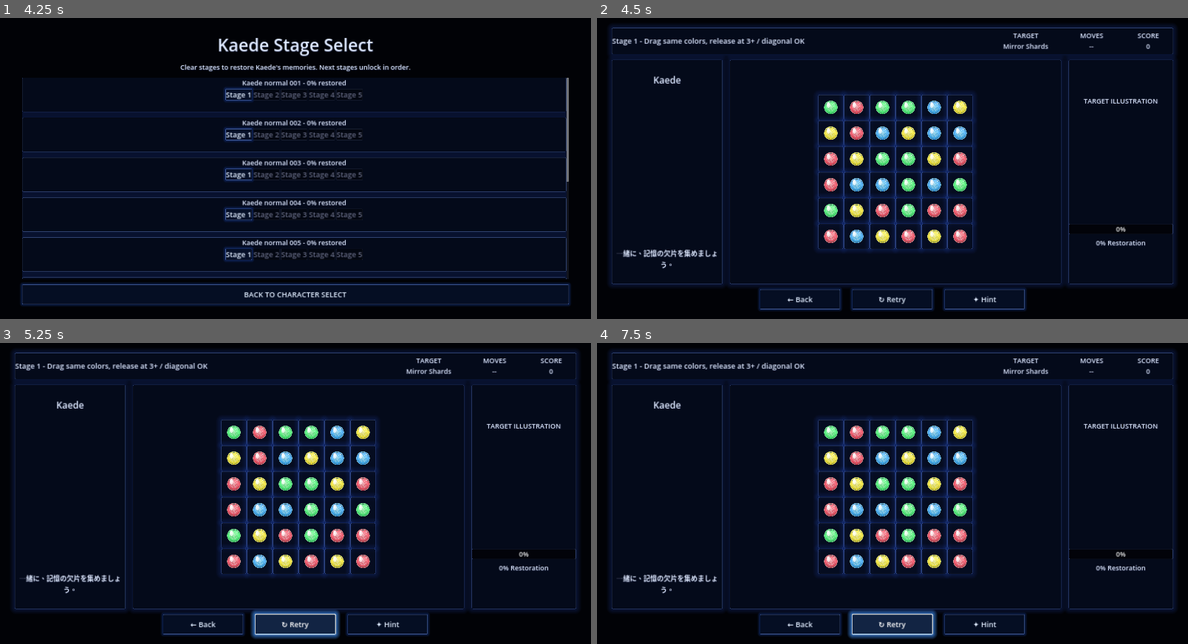
Above: before the commit, frames 1-4 (two rows, left to right).
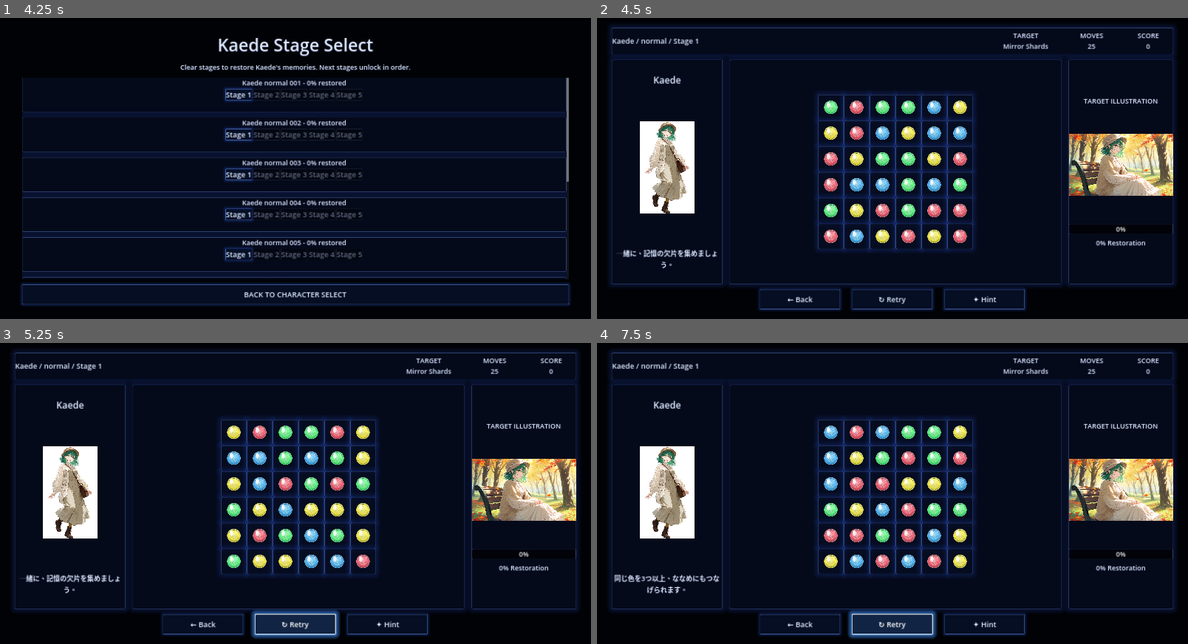
Above: after the commit, the same moments.

Repository: uzupiyo/Lost-Memoria
Game: Godot game, scene res://scenes/title/title.tscn
The game is run twice, just before and just after one commit, with the same random seed, the same clock (stepped at 60 frames per second) and the same inputs.
Inputs (mouse positions are in pixels of both pictures, inside the frame that each line leads up to):
- Up to frame 1 (4.25 s): click (189, 177) at 0.5 s; click (76, 192) at 1.27 s; click (212, 192) at 2.02 s; click (354, 192) at 2.77 s; click "RESTORE MEMORIES" at 3.5 s
- Up to frame 2 (4.5 s): click "Stage 1" at 4.25 s
- Up to frame 3 (5.25 s): click "↻ Retry" at 5 s
- Up to frame 4 (7.5 s): click "✦ Hint" at 5.75 s; click "↻ Retry" at 6.5 s; click "↻ Retry" at 7.25 s

Frame 1 is identical in both runs. In frame 2, 6.9% of the frame differs, in the area x 2-98%, y 6-65%; in frame 3, 9.0%; in frame 4, 9.5%, in the area x 2-98%, y 6-84%.

Commit message:
Wire puzzle SD character panel and status UI

Diff:
--- a/scripts/puzzle_screen.gd
+++ b/scripts/puzzle_screen.gd
@@ -6,6 +6,7 @@
 const MIN_MATCH: int = 3
 const PIECE_SIZE: Vector2 = Vector2(82, 82)
 const ORB_SIZE: Vector2 = Vector2(78, 78)
+const SD_FRAME_PATH: String = "res://assets/puzzle/ui/sd_character_frame.png"
 
 const DROP_PATHS: Array[String] = [
 	"res://assets/puzzle/drops/memory_orb_red.png",
@@ -22,6 +23,7 @@
 ]
 
 var score: int = 0
+var moves: int = 25
 var pieces: Array[int] = []
 var piece_controls: Array[PanelContainer] = []
 var selected_indices: Array[int] = []
@@ -32,16 +34,41 @@
 var drop_textures: Dictionary = {}
 
 @onready var stage_label: Label = %StageLabel
+@onready var target_label: Label = %TargetLabel
+@onready var moves_label: Label = %MovesLabel
+@onready var score_label: Label = %ScoreLabel
+@onready var character_name_label: Label = %CharacterNameLabel
+@onready var sd_frame: TextureRect = %SdFrame
+@onready var sd_character: TextureRect = %SdCharacter
+@onready var sd_message_label: Label = %SdMessageLabel
 @onready var gauge: ProgressBar = %RestoreGauge
+@onready var progress_label: Label = %ProgressLabel
 @onready var board: GridContainer = %Board
+@onready var still_preview: TextureRect = %StillPreview
 
 func _ready() -> void:
 	randomize()
 	_load_drop_textures()
-	stage_label.text = "Stage %d - Drag same colors, release at 3+ / diagonal OK" % (GameState.selected_stage_index + 1)
+	_setup_stage_info()
+	_generate_board()
+
+func _setup_stage_info() -> void:
+	var still_data: Dictionary = GameState.get_still_data(GameState.selected_still_id)
+	var character_id: String = str(still_data.get("character", GameState.selected_character_id))
+	var situation: String = str(still_data.get("situation", ""))
+	var stage_number: int = GameState.selected_stage_index + 1
+	stage_label.text = "%s / %s / Stage %d" % [character_id, situation, stage_number]
+	target_label.text = "TARGET\nMirror Shards"
+	moves_label.text = "MOVES\n%d" % moves
+	score_label.text = "SCORE\n0"
+	character_name_label.text = character_id
+	sd_message_label.text = "一緒に、記憶の欠片を集めましょう。"
 	gauge.max_value = CLEAR_SCORE
 	gauge.value = 0
-	_generate_board()
+	progress_label.text = "0% Restoration"
+	sd_frame.texture = _load_texture_optional(SD_FRAME_PATH)
+	sd_character.texture = _load_sd_character_texture(character_id)
+	still_preview.texture = _load_texture_optional(str(still_data.get("image_path", "")))
 
 func _load_drop_textures() -> void:
 	drop_textures.clear()
@@ -52,16 +79,35 @@
 			drop_textures[index] = texture
 		index += 1
 
+func _load_texture_optional(path: String) -> Texture2D:
+	if path.is_empty() or not ResourceLoader.exists(path):
+		return null
+	var loaded: Resource = load(path)
+	if loaded is Texture2D:
+		return loaded as Texture2D
+	return null
+
+func _load_sd_character_texture(character_id: String) -> Texture2D:
+	var candidate_paths: Array[String] = [
+		"res://assets/ui/characters/sd/%s/%s_idle_01.png" % [character_id, character_id],
+		"res://assets/ui/characters/sd/%s/%s_idle_01.webp" % [character_id, character_id],
+		"res://assets/ui/characters/sd/%s/%s_sd_idle_01.png" % [character_id, character_id],
+		"res://assets/ui/characters/sd/%s/%s_sd_idle_01.webp" % [character_id, character_id],
+		"res://assets/ui/characters/portraits/%s_portrait.webp" % character_id
+	]
+	var i: int = 0
+	while i < candidate_paths.size():
+		var texture: Texture2D = _load_texture_optional(candidate_paths[i])
+		if texture != null:
+			return texture
+		i += 1
+	return null
+
 func _load_texture_from_paths(primary_path: String, fallback_path: String) -> Texture2D:
-	if ResourceLoader.exists(primary_path):
-		var loaded_primary: Resource = load(primary_path)
-		if loaded_primary is Texture2D:
-			return loaded_primary as Texture2D
-	if ResourceLoader.exists(fallback_path):
-		var loaded_fallback: Resource = load(fallback_path)
-		if loaded_fallback is Texture2D:
-			return loaded_fallback as Texture2D
-	return null
+	var primary: Texture2D = _load_texture_optional(primary_path)
+	if primary != null:
+		return primary
+	return _load_texture_optional(fallback_path)
 
 func _process(_delta: float) -> void:
 	if has_cleared or not is_selecting:
@@ -203,7 +249,12 @@
 		removed[remove_index] = true
 		index_cursor += 1
 	score += indices.size()
+	moves = max(0, moves - 1)
 	gauge.value = min(score, CLEAR_SCORE)
+	var percent: int = int(float(min(score, CLEAR_SCORE)) / float(CLEAR_SCORE) * 100.0)
+	moves_label.text = "MOVES\n%d" % moves
+	score_label.text = "SCORE\n%d" % score
+	progress_label.text = "%d%% Restoration" % percent
 	if score >= CLEAR_SCORE:
 		_clear_stage()
 		return true
@@ -323,3 +374,17 @@
 
 func _on_back_pressed() -> void:
 	get_tree().change_scene_to_file("res://scenes/stage_select/stage_select.tscn")
+
+func _on_retry_pressed() -> void:
+	score = 0
+	moves = 25
+	has_cleared = false
+	pending_scene_change = false
+	gauge.value = 0
+	moves_label.text = "MOVES\n%d" % moves
+	score_label.text = "SCORE\n0"
+	progress_label.text = "0% Restoration"
+	_generate_board()
+
+func _on_hint_pressed() -> void:
+	sd_message_label.text = "同じ色を3つ以上、ななめにもつなげられます。"
